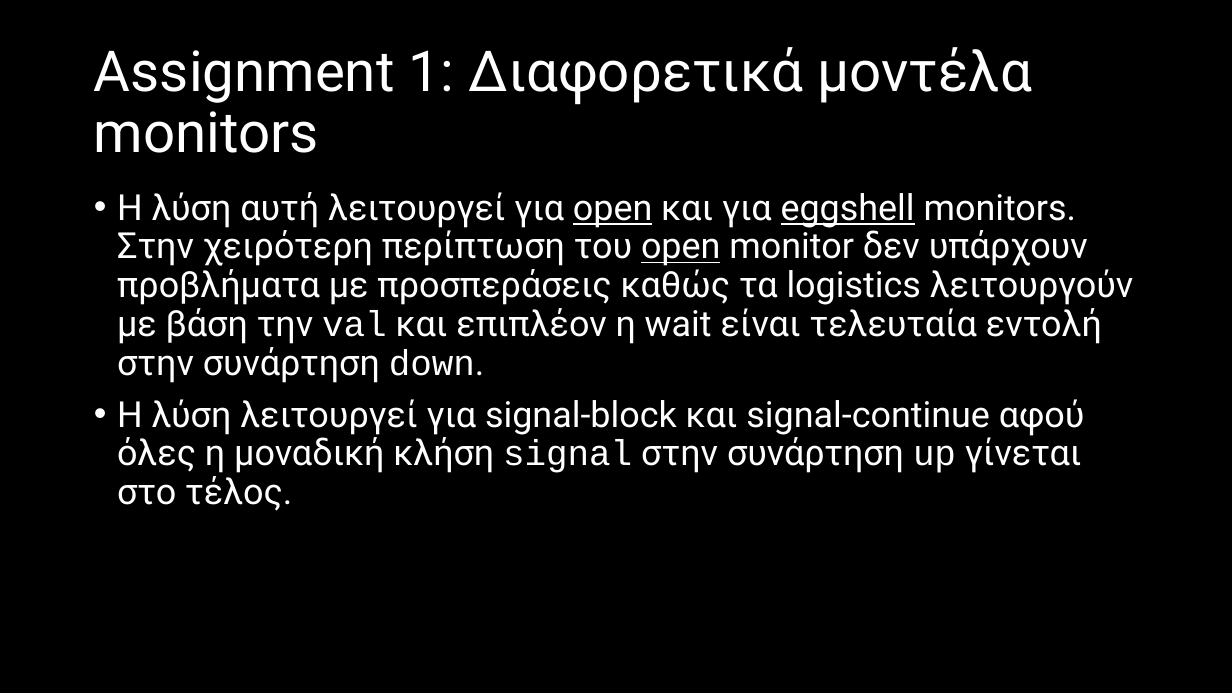
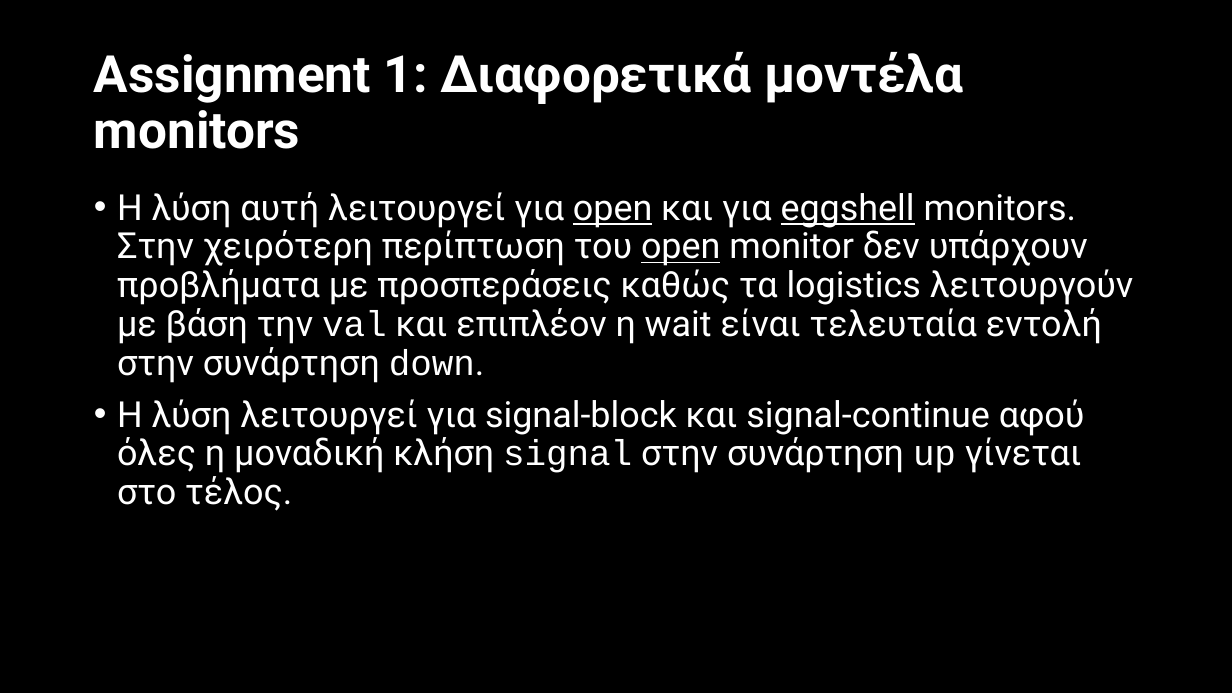
Before and after one commit to ACrispyCookie/ECE321-Concurrent-Programming, a slide deck: slide 3 of Project3/G9-3.pptx. Drawn at 1232x693 pixels with LibreOffice and Linux fonts; fonts in the diff are those of the drawing. Boxes give left, top, right and bottom in pixels: in the first picture for what was removed or moved away, otherwise in the second. Text is boxed around its words. In the diff, an @@ line names an element or a change of style, - is before the commit and + after.

```diff
--- a/Project3/G9-3.pptx
+++ b/Project3/G9-3.pptx
@@ title "Assignment 1: Διαφορετικά μοντέλα monitors" at (x1=94, y1=52, x2=963, y2=149): size 44 to 40 pt, bold on @@
```
Also in this commit, not shown: 4 other slides changed, 35 slides added, 25 other files.
